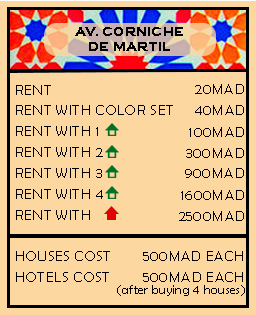
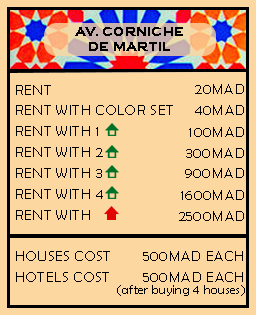
Layered file, before and after one edit (256px x 315px). Changes by layer:
painted on "Line 1" over (0, 0, 256, 1)
